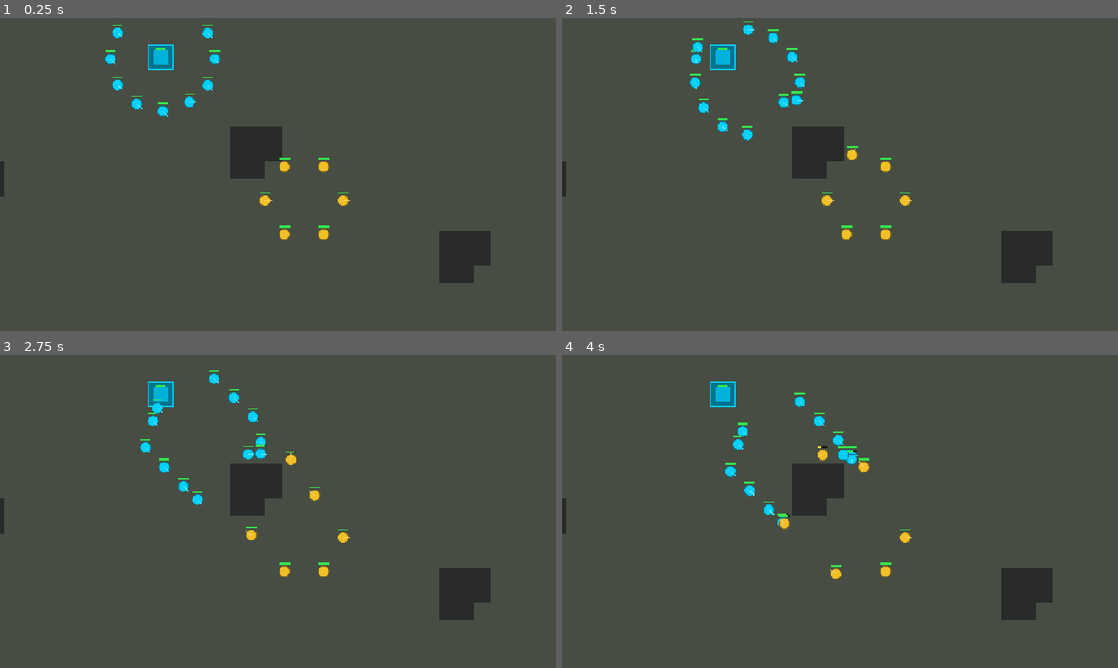
Above: before the commit, frames 1-4 (two rows, left to right).
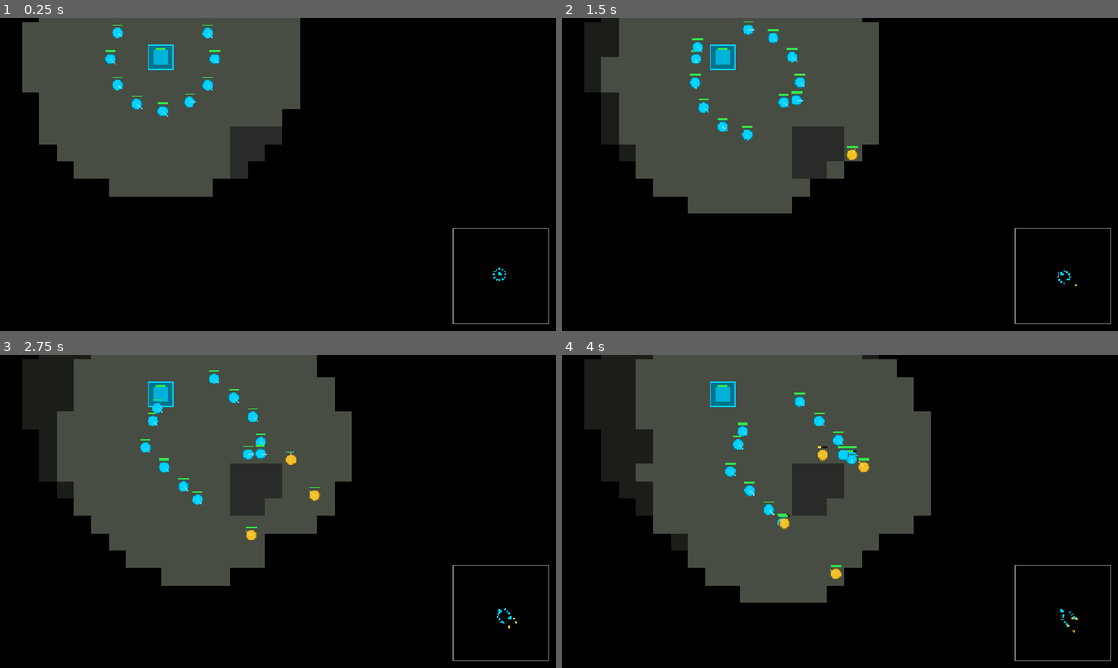
Above: after the commit, the same moments.

Repository: CWatt250/vibe-command
Game: Godot game, scene res://scenes/Main.tscn
The game is run twice, just before and just after one commit, with the same random seed, the same clock (stepped at 60 frames per second) and the same inputs.
Inputs (mouse positions are in pixels of both pictures, inside the frame that each line leads up to):
- Up to frame 1 (0.25 s): no input
- Up to frame 2 (1.5 s): tap Enter at 0.5 s; move the mouse to (962, 158) at 0.52 s; tap Shift at 0.6 s; click (962, 158) at 0.67 s; drag from (728, 190) to (812, 237) at 1.27 s
- Up to frame 3 (2.75 s): move the mouse to (333, 442) at 2.02 s; tap Shift at 2.1 s; click (333, 442) at 2.17 s
- Up to frame 4 (4 s): drag from (812, 574) to (673, 464) at 2.77 s; move the mouse to (1006, 558) at 3.52 s; tap Shift at 3.6 s; click (1006, 558) at 3.67 s

The runs differ from the first frame. In frame 1, 76% of the frame differs, in the area x 0-100%, y 0-100%; in frame 2, 74%; in frame 3, 69%; in frame 4, 66%.

Commit message:
p5-polish (M1 close-out): Fog of War + minimap presentation
Phase 5 (p5-polish) now covers every remaining M1 'Done When' gate
(Resources/Construction/Production/Power + Fog+minimap + Garrison + AI).

SIM (committed): FogOfWarSystem (per-faction 3-state grid), control groups,
garrison, repair, veterancy. PRESENTATION (this commit):
- FogRenderer: world-space overlay, unexplored=black / explored=dim / visible=clear
- MiniMapRenderer: bottom-right corner, fog terrain + faction unit dots + camera box
- EntityRenderer: skip garrisoned occupants; enemy structures persist through
  explored fog, enemy units vanish unless re-visible
- Game.gd: wire both renderers + player-faction fog on the VC lane; screen-fixed
  minimap via CanvasLayer
- screenshot_fog_minimap.png: in-engine proof of fog + minimap rendering

tests: test_core / phase3 / phase4 / phase4_fed / phase5 -> ALL PASS (5/5).

Diff:
--- a/presentation/EntityRenderer.gd
+++ b/presentation/EntityRenderer.gd
@@ -5,6 +5,8 @@
 
 var sim: Simulation
 var rts_cam: RTSCamera
+var fog_sys: FogOfWarSystem = null
+var player_faction: String = "VC"
 
 const FC_COLORS := {
 	"VC": Color(0.0, 0.82, 1.0),       # Vibe Coder (00d1ff)
@@ -20,10 +22,20 @@
 		return
 	var cam_rect := _visible_world_rect()
 	for e in sim.entities.values():
+		if not e.alive:
+			continue   # garrisoned occupants are hidden; skip them
 		if e.position.x < cam_rect.position.x or e.position.x > cam_rect.end.x:
 			continue
 		if e.position.y < cam_rect.position.y or e.position.y > cam_rect.end.y:
 			continue
+		# Fog: structures persist as silhouettes through explored fog; units vanish
+		# unless currently visible to the player (§5.6).
+		if fog_sys != null and e.faction_id != player_faction:
+			var vis := fog_sys.is_visible(player_faction, e.position)
+			if e.kind == "unit" and not vis:
+				continue
+			if e.kind == "structure" and fog_sys.state_at(player_faction, e.position) == 0:
+				continue
 		if e.kind == "structure":
 			_draw_structure(e)
 		elif e.kind == "unit":
--- /dev/null
+++ b/presentation/FogRenderer.gd
@@ -0,0 +1,41 @@
+extends Node2D
+class_name FogRenderer
+## FogRenderer — draws the player faction's fog of war as a world-space overlay.
+## Unexplored cells are fully black, explored/fogged cells are dimmed, visible cells
+## are clear. Reads the same FogOfWarSystem state the sim owns (single authority).
+## Sits above the map but below entities so only visible units appear.
+
+var fog_sys: FogOfWarSystem
+var player_faction: String = "VC"
+
+const COL_UNEXPLORED := Color(0.0, 0.0, 0.0, 1.0)
+const COL_EXPLORED := Color(0.0, 0.0, 0.0, 0.62)
+
+func _init(fog: FogOfWarSystem, faction: String) -> void:
+	fog_sys = fog
+	player_faction = faction
+	z_index = 5   # above map(z=0) below entities(z=6)
+
+func _draw() -> void:
+	if fog_sys == null:
+		return
+	var vp_rect := _visible_world_rect()
+	var cell := fog_sys.cell_size()
+	var x0: int = maxi(0, int(vp_rect.position.x / cell))
+	var y0: int = maxi(0, int(vp_rect.position.y / cell))
+	var x1: int = mini(fog_sys.grid_width() - 1, int(vp_rect.end.x / cell))
+	var y1: int = mini(fog_sys.grid_height() - 1, int(vp_rect.end.y / cell))
+	for y in range(y0, y1 + 1):
+		for x in range(x0, x1 + 1):
+			var state := fog_sys.state_at(player_faction, Vector2((x + 0.5) * cell, (y + 0.5) * cell))
+			if state == 0:
+				draw_rect(Rect2(x * cell, y * cell, cell, cell), COL_UNEXPLORED)
+			elif state == 1:
+				draw_rect(Rect2(x * cell, y * cell, cell, cell), COL_EXPLORED)
+
+func _visible_world_rect() -> Rect2:
+	var cam := get_viewport().get_camera_2d()
+	if cam == null:
+		return Rect2(0, 0, fog_sys.grid_width() * fog_sys.cell_size(), fog_sys.grid_height() * fog_sys.cell_size())
+	var vp := get_viewport_rect().size
+	return Rect2(cam.screen_to_world(Vector2.ZERO), vp / cam.zoom)
--- a/presentation/Game.gd
+++ b/presentation/Game.gd
@@ -14,6 +14,11 @@
 var selection_input: SelectionInput
 var map_renderer: MapRenderer
 var entity_renderer: EntityRenderer
+var fog_renderer: FogRenderer
+var minimap_layer: CanvasLayer
+var minimap: MiniMapRenderer
+
+const PLAYER_FACTION := "VC"
 
 var _accum: float = 0.0
 var _world: Vector2 = Vector2(2000, 2000)
@@ -47,6 +52,19 @@
 	add_child(map_renderer)
 	entity_renderer = EntityRenderer.new(sim, rts_cam)
 	add_child(entity_renderer)
+
+	# Fog overlay (world space) + minimap (screen space). Both key off the player faction.
+	var player_faction := PLAYER_FACTION
+	sim.selected_faction = player_faction
+	fog_renderer = FogRenderer.new(sim.fog_sys, player_faction)
+	add_child(fog_renderer)
+	entity_renderer.fog_sys = sim.fog_sys
+	entity_renderer.player_faction = player_faction
+	minimap_layer = CanvasLayer.new()
+	minimap_layer.layer = 20
+	add_child(minimap_layer)
+	minimap = MiniMapRenderer.new(sim, sim.fog_sys, player_faction, rts_cam)
+	minimap_layer.add_child(minimap)
 
 	# Input
 	selection_input = SelectionInput.new(rts_cam, sim)
@@ -113,7 +131,9 @@
 		sim.step(step)
 		_accum -= step
 		entity_renderer.queue_redraw()
-	_frame += 1
+		fog_renderer.queue_redraw()
+		minimap.queue_redraw()
+		_frame += 1
 	if _capture_at > 0 and _frame >= _capture_at:
 		_capture_at = -1  # prevent re-entry
 		_capture_now()
--- /dev/null
+++ b/presentation/MiniMapRenderer.gd
@@ -0,0 +1,88 @@
+extends Node2D
+class_name MiniMapRenderer
+## MiniMapRenderer — screen-space minimap in the bottom-right corner (§5.6 / M1 gate).
+## Shows the player faction's fog (unexplored=black, explored=dim, visible=terrain),
+## live unit dots (faction-colored), and a box for the current camera viewport.
+## Reads the authoritative sim + fog_sys; pure presentation.
+
+var sim: Simulation
+var fog_sys: FogOfWarSystem
+var player_faction: String = "VC"
+var rts_cam: RTSCamera
+
+const MAP_SIZE := 220.0
+const MARGIN := 16.0
+
+const COL_UNEXPLORED := Color(0.03, 0.035, 0.04)
+const COL_EXPLORED := Color(0.10, 0.12, 0.11)
+const COL_TERRAIN := Color(0.20, 0.22, 0.18)
+const COL_BORDER := Color(0.5, 0.5, 0.45)
+const COL_CAM_BOX := Color(0.9, 0.9, 0.8, 0.85)
+
+const FC_COLORS := {
+	"VC": Color(0.0, 0.82, 1.0),
+	"FC": Color(0.95, 0.75, 0.15),
+}
+
+func _init(_sim: Simulation, fog: FogOfWarSystem, faction: String, cam: RTSCamera) -> void:
+	sim = _sim
+	fog_sys = fog
+	player_faction = faction
+	rts_cam = cam
+	# Draw above everything (Control-free, plain Node2D in screen space).
+	z_index = 100
+
+func _draw() -> void:
+	if sim == null or fog_sys == null:
+		return
+	var vp := get_viewport_rect().size
+	var origin := Vector2(vp.x - MAP_SIZE - MARGIN, vp.y - MAP_SIZE - MARGIN)
+	var rect := Rect2(origin, Vector2(MAP_SIZE, MAP_SIZE))
+
+	# Fog + terrain background (one pixel rect per cell).
+	var gw := fog_sys.grid_width()
+	var gh := fog_sys.grid_height()
+	var cell := fog_sys.cell_size()
+	var xscale := MAP_SIZE / (gw * cell)
+	var yscale := MAP_SIZE / (gh * cell)
+	var bytes := fog_sys.state_bytes(player_faction)
+	for y in range(gh):
+		for x in range(gw):
+			var st: int = bytes[y * gw + x]
+			var col := COL_TERRAIN
+			if st == 0:
+				col = COL_UNEXPLORED
+			elif st == 1:
+				col = COL_EXPLORED
+			draw_rect(Rect2(origin.x + x * xscale, origin.y + y * yscale, xscale + 0.5, yscale + 0.5), col)
+
+	# Border
+	draw_rect(rect, COL_BORDER, false, 2.0)
+
+	# Live unit dots (only those visible to the player faction).
+	for e in sim.entities.values():
+		if not e.alive:
+			continue
+		if fog_sys != null and e.faction_id != player_faction and not fog_sys.is_visible(player_faction, e.position):
+			continue
+		var px: float = origin.x + (e.position.x / (gw * cell)) * MAP_SIZE
+		var py: float = origin.y + (e.position.y / (gh * cell)) * MAP_SIZE
+		var col: Color = FC_COLORS.get(e.faction_id, Color.WHITE)
+		var r: float = 2.5 if e.kind == "unit" else 4.0
+		draw_circle(Vector2(px, py), r, col)
+
+	# Camera viewport box.
+	if rts_cam != null:
+		var cam_rect := _camera_world_rect()
+		var bx := origin.x + (cam_rect.position.x / (gw * cell)) * MAP_SIZE
+		var by := origin.y + (cam_rect.position.y / (gh * cell)) * MAP_SIZE
+		var bw := (cam_rect.size.x / (gw * cell)) * MAP_SIZE
+		var bh := (cam_rect.size.y / (gh * cell)) * MAP_SIZE
+		draw_rect(Rect2(bx, by, bw, bh), COL_CAM_BOX, false, 1.5)
+
+func _camera_world_rect() -> Rect2:
+	if rts_cam == null:
+		return Rect2(Vector2.ZERO, Vector2(2000, 2000))
+	var vp := get_viewport_rect().size
+	var tl := rts_cam.screen_to_world(Vector2.ZERO)
+	return Rect2(tl, vp / rts_cam.zoom)
Binary file added: docs/screenshot_fog_minimap.png
